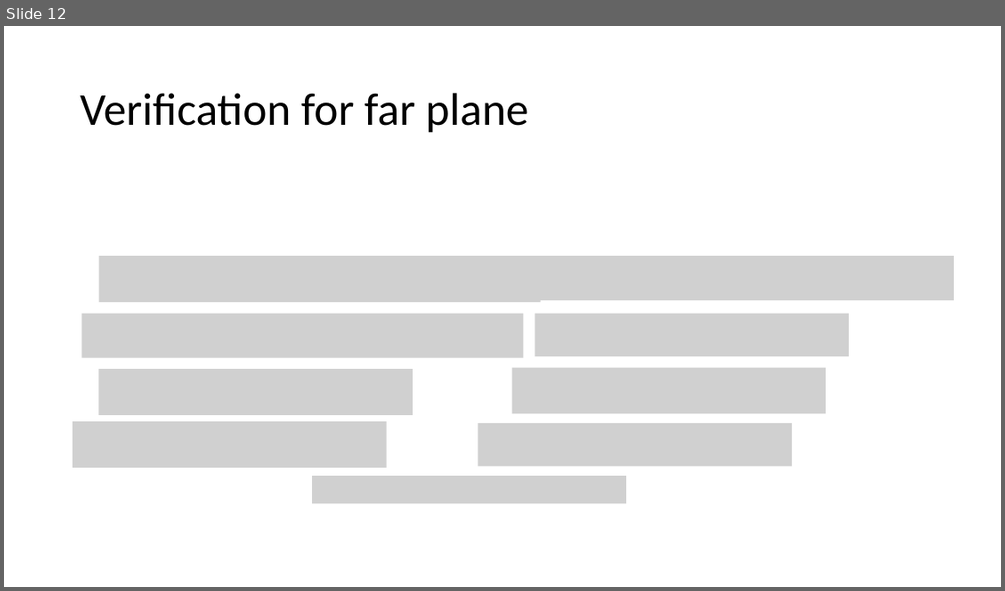
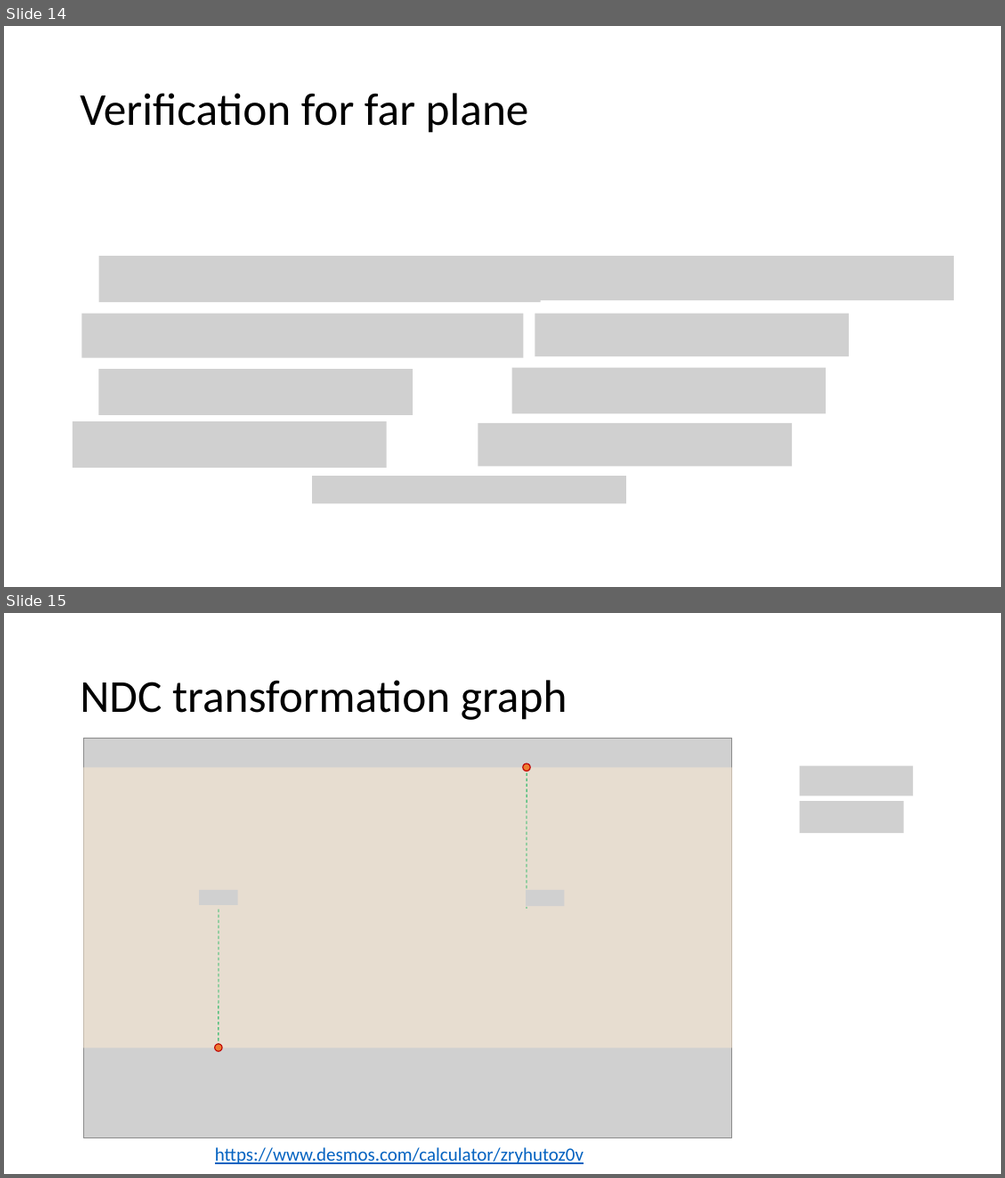
Before and after one commit to andyprowl/ape, a slide deck: Infrastructure/Documentation/docs/Projection/Perspective/Images/Source/PerspectiveProjection.pptx. Shown one above the other, each under a label of ours: slide 12 before the commit, slides 14 and 15 after it. The pictures are 1005x591 and 1005x1178 pixels, drawn with LibreOffice and Linux fonts; fonts in the diff are those of the drawing; grey boxes stand for pictures. Boxes give left, top, right and bottom in pixels: in the first picture for what was removed or moved away, otherwise in the second. Text is boxed around its words. In the diff, an @@ line names an element or a change of style, - is before the commit and + after.

```diff
--- a/Infrastructure/Documentation/docs/Projection/Perspective/Images/Source/PerspectiveProjection.pptx
+++ b/Infrastructure/Documentation/docs/Projection/Perspective/Images/Source/PerspectiveProjection.pptx
@@ slide 15 added at (x1=4, y1=613, x2=1001, y2=1174), background #FFFFFF @@
@@ title added at (x1=80, y1=680, x2=567, y2=720), 44 pt, text #000000 @@
+NDC transformation graph
@@ group added at (x1=83, y1=738, x2=732, y2=1138): 3 pictures, 2 lines, 2 ellipses, 1 rectangle @@
@@ picture added at (x1=800, y1=765, x2=914, y2=795) @@
@@ picture added at (x1=800, y1=801, x2=904, y2=833) @@
@@ text added at (x1=215, y1=1147, x2=583, y2=1164), 18 pt, text #0563C1, underline @@
+https://www.desmos.com/calculator/zryhutoz0v
@@ what was slide 12 is now slide 14 @@
```
Also in this commit, not shown: 7 slides changed, 3 other slides added, 1 slide removed, 23 other files.
